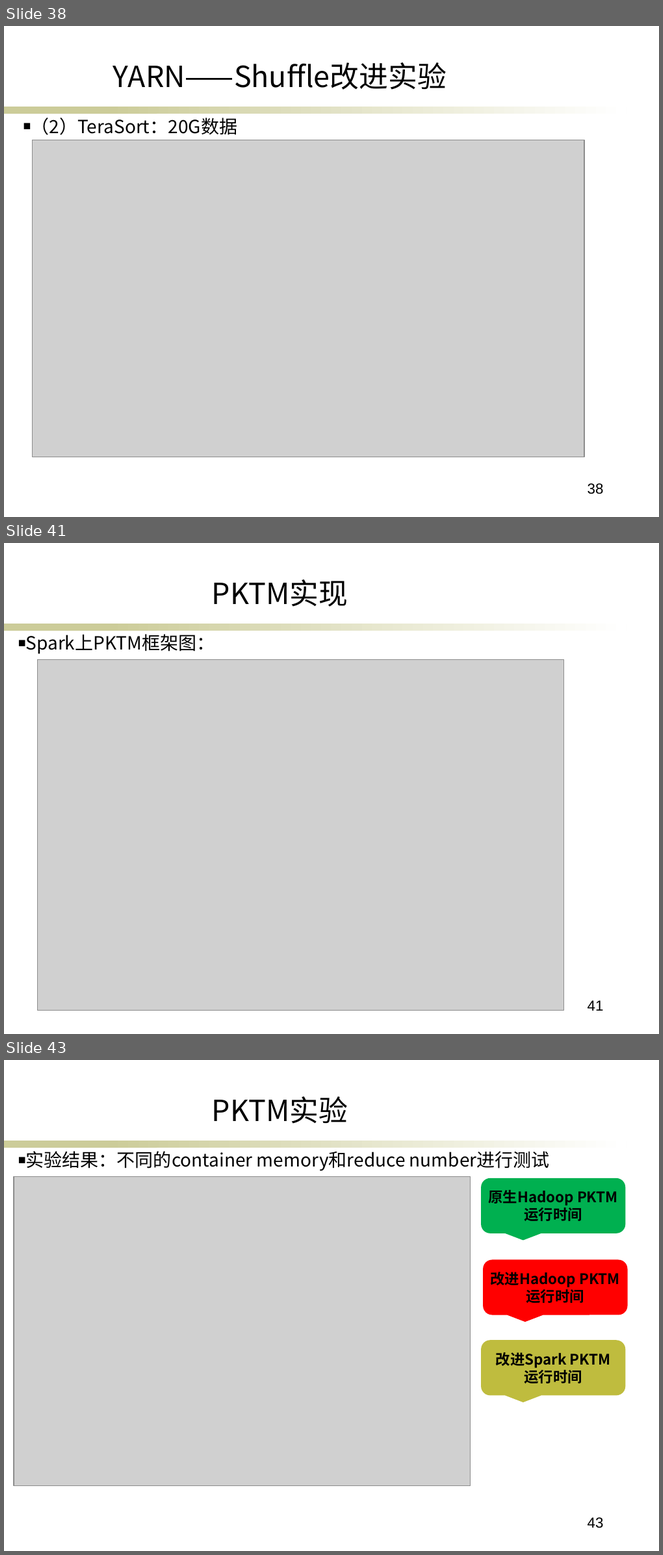
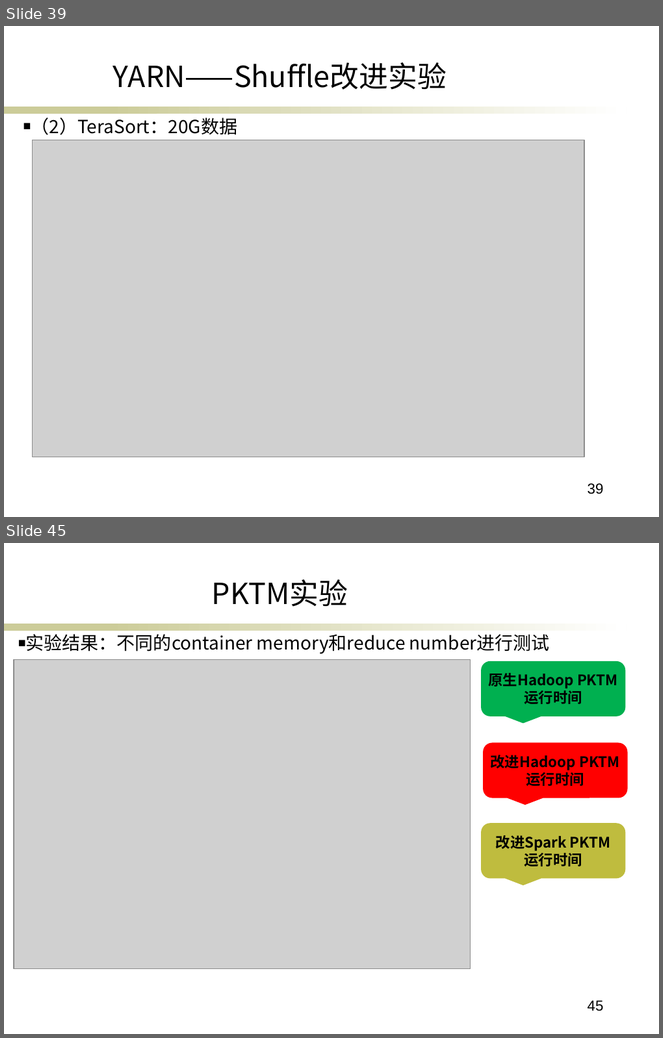
Before and after one commit to ericsonyc/paper, a slide deck: 毕业答辩.pptx. Shown one above the other, each under a label of ours: slides 38, 41 and 43 before the commit, slides 39 and 45 after it; the slides between them are not shown. The pictures are 663x1555 and 663x1038 pixels, drawn with LibreOffice and Linux fonts; fonts in the diff are those of the drawing; grey boxes stand for pictures; background and template pictures are left out. Boxes give left, top, right and bottom in pixels: in the first picture for what was removed or moved away, otherwise in the second. Text is boxed around its words. In the diff, an @@ line names an element or a change of style, - is before the commit and + after.

```diff
--- a/毕业答辩.pptx
+++ b/毕业答辩.pptx
@@ slide 41 removed at <box>4,543,659,1034</box>, background #FFFFFF; not listed: 2 template elements that a slide beside it also shows @@
@@ text removed at <box>212,579,348,607</box> @@
-PKTM实现
@@ text removed at <box>26,634,215,654</box> @@
-■ Spark上PKTM框架图：
@@ picture removed at <box>37,659,564,1010</box> @@
@@ page number removed at <box>588,1001,604,1011</box> @@
-41
@@ what was slide 38 is now slide 39 @@
@@ page number at <box>588,484,604,495</box>: text changed @@
-38
+39
@@ what was slide 43 is now slide 45 @@
@@ page number at <box>588,1001,604,1012</box>: text changed @@
-43
+45
```
Also in this commit, not shown: 8 slides changed, 5 slides added, 2 other slides removed.
